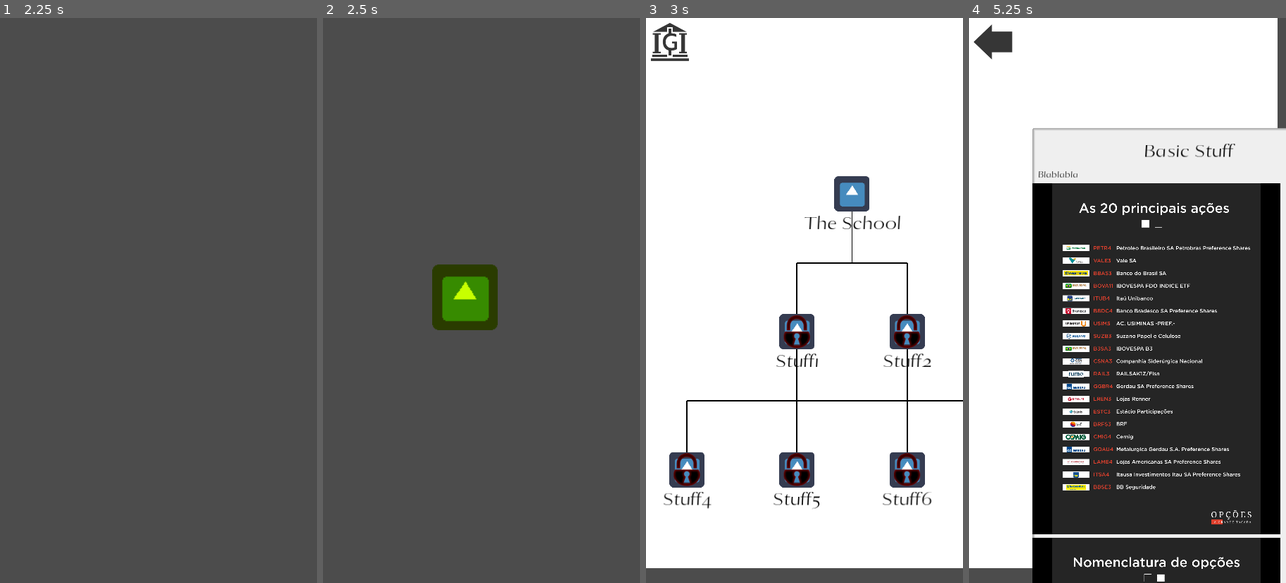
Above: before the commit, frames 1-4 (left to right).
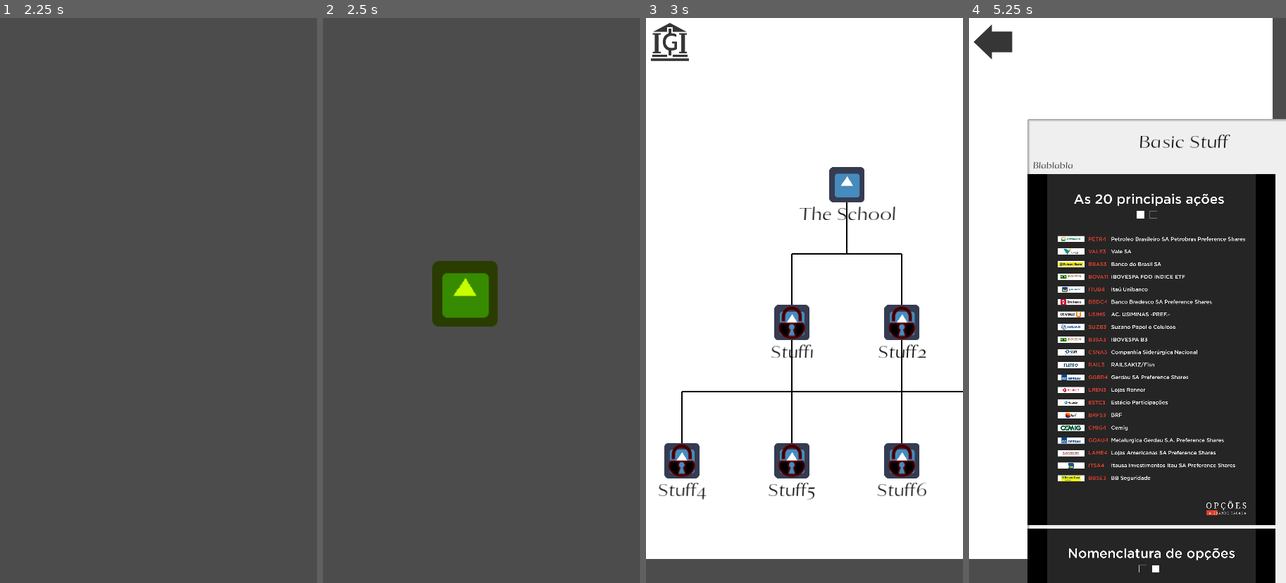
Above: after the commit, the same moments.

Repository: AndreMoukarzel/Grana-Preta
Game: Godot game, scene res://OpeningMenu.tscn
Two runs of this game, one before a commit and one after it. Both use one fixed random seed, a clock stepped at 60 frames per second and the inputs below. The engine's default icon, where the game draws it, is replaced by a stand-in: a white triangle on a blue panel in a dark square.
Inputs (mouse positions are in pixels of both pictures, inside the frame that each line leads up to):
- Up to frame 1 (2.25 s): tap Enter at 0.5, 2 s; move the mouse to (228, 272) at 0.52 s; click (228, 272) at 0.67 s; tap Space at 1.25 s; drag from (95, 328) to (142, 413) at 1.27 s; move the mouse to (190, 176) at 2.02 s; click (190, 176) at 2.17 s
- Up to frame 2 (2.5 s): no input
- Up to frame 3 (3 s): click (788, 266) at 2.75 s
- Up to frame 4 (5.25 s): click "The School" at 3.5 s; click "Subject" at 4.25 s; click "Basic Stuff" at 5 s

Frame 1 is identical in both runs. In frame 2, 0.6% of the frame differs, in the area x 34-56%, y 43-56%; in frame 3, 9.4%; in frame 4, 16%, in the area x 0-100%, y 0-100%.

Commit message:
Closes #26

Diff:
--- a/SwipeHandler.gd
+++ b/SwipeHandler.gd
@@ -12,7 +12,15 @@
 	max_cam_pos.x = LocalCamera.limit_right - window_size_by_2.x
 	max_cam_pos.y = LocalCamera.limit_bottom - window_size_by_2.y
 	min_cam_pos = window_size_by_2
+	activate()
 
+func activate():
+	set_process_input(true)
+	$SwipingCamera.current = true
+
+func deactivate():
+	set_process_input(false)
+	$SwipingCamera.current = false
 
 func update_cam_minmax():
 	var window_size_by_2 = OS.get_real_window_size()/2
--- a/SwipeHandler.tscn
+++ b/SwipeHandler.tscn
@@ -2,32 +2,14 @@
 
 [ext_resource path="res://SwipeHandler.gd" type="Script" id=1]
 
-[node name="SwipeHandler" type="Node" index="0"]
-
+[node name="SwipeHandler" type="Node"]
 script = ExtResource( 1 )
 
-[node name="SwipingCamera" type="Camera2D" parent="." index="0"]
-
-anchor_mode = 1
-rotating = false
+[node name="SwipingCamera" type="Camera2D" parent="."]
 current = true
-zoom = Vector2( 1, 1 )
 limit_left = 0
 limit_top = 0
-limit_right = 10000000
-limit_bottom = 10000000
 limit_smoothed = true
 drag_margin_h_enabled = false
 drag_margin_v_enabled = false
 smoothing_enabled = true
-smoothing_speed = 5.0
-offset_v = 0.0
-offset_h = 0.0
-drag_margin_left = 0.2
-drag_margin_top = 0.2
-drag_margin_right = 0.2
-drag_margin_bottom = 0.2
-editor_draw_screen = true
-editor_draw_limits = false
-editor_draw_drag_margin = false
-_sections_unfolded = [ "Limit" ]
--- a/broker/Broker.tscn
+++ b/broker/Broker.tscn
@@ -101,7 +101,6 @@
 text = "Sua Carteira"
 
 [node name="InvestmentMenu" type="Control" parent="."]
-editor/display_folded = true
 margin_left = 576.0
 margin_right = 976.0
 margin_bottom = 600.0
--- a/broker/TradeConfirmation.gd
+++ b/broker/TradeConfirmation.gd
@@ -6,9 +6,12 @@
 var min_ammount = 1
 var multiplier = 1
 var showing_max = false
+var Swipe = null
 
 
-func setup(min_ammount):
+func setup(min_ammount, Swipe):
+	self.Swipe = Swipe
+	Swipe.deactivate()
 	self.min_ammount = min_ammount
 	ammount = min_ammount
 	update_ammount()
@@ -47,9 +50,11 @@
 
 
 func _on_Cancel_pressed():
+	Swipe.activate()
 	queue_free()
 
 
 func _on_Confirm_pressed():
+	Swipe.activate()
 	emit_signal("trade_confirmed", ammount)
 	queue_free()
--- a/broker/bond/Bond.gd
+++ b/broker/bond/Bond.gd
@@ -158,8 +158,9 @@
 func _on_Apply_pressed():
 	var TradeConfirm = TRADE_CONFIRM_SCN.instance()
 	var Canvas = get_tree().get_root().get_node("Broker/HUD")
+	var Swipe = get_parent().get_parent().get_parent().get_node("SwipeHandler")
 
-	TradeConfirm.setup(min_investment)
+	TradeConfirm.setup(min_investment, Swipe)
 	Canvas.add_child(TradeConfirm)
 	TradeConfirm.connect("trade_confirmed", self, "_on_trade_confirmed")
 
